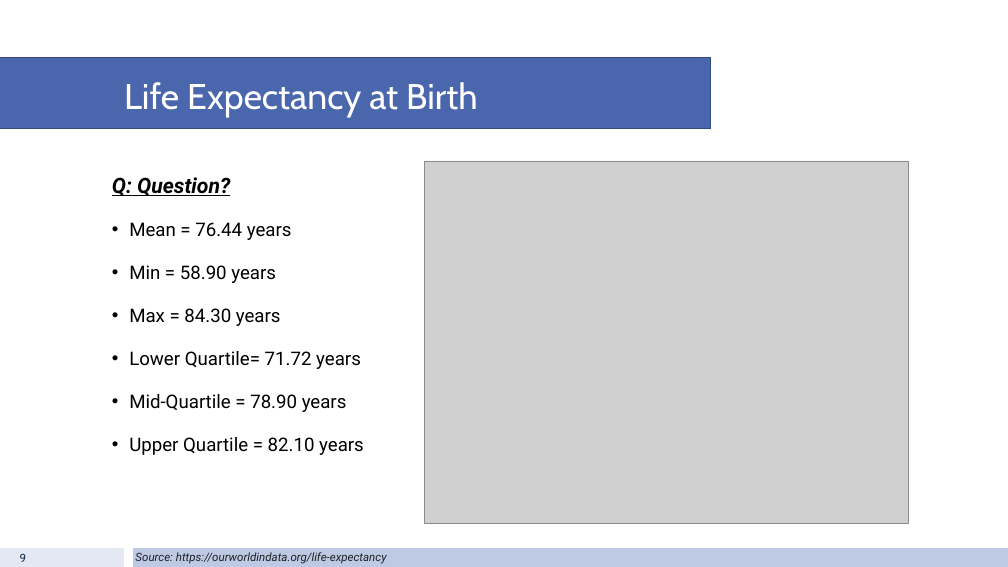
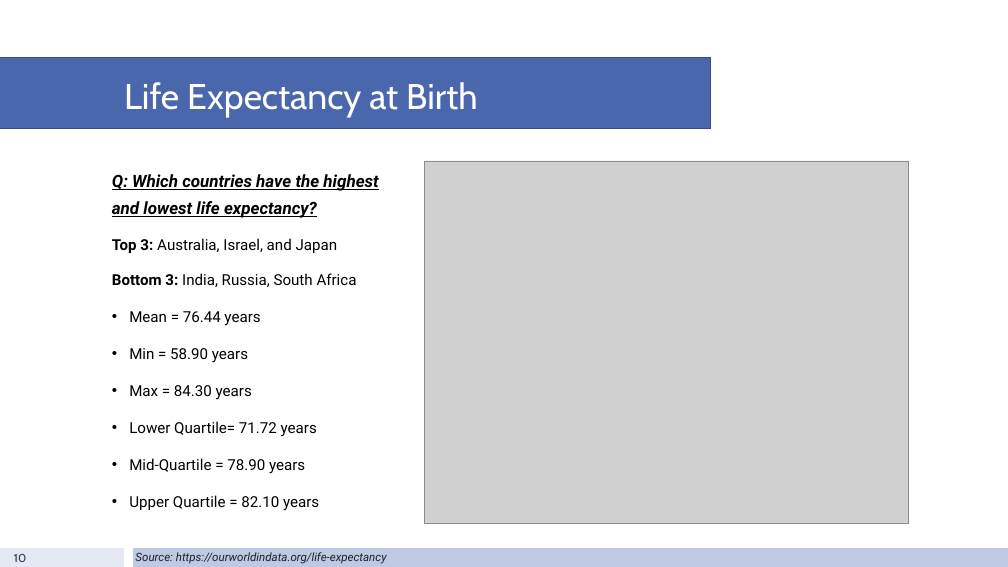
Before and after one commit to fiyang89/project-1-group-8, a slide deck: slide 10 of Population.pptx (slide 9 before the commit). Drawn at 1008x567 pixels with LibreOffice and Linux fonts; fonts in the diff are those of the drawing; grey boxes stand for pictures. Boxes give left, top, right and bottom in pixels: in the first picture for what was removed or moved away, otherwise in the second. Text is boxed around its words. In the diff, an @@ line names an element or a change of style, - is before the commit and + after.

```diff
--- a/Population.pptx
+++ b/Population.pptx
@@ text at box(112, 174, 378, 287): text changed; size 20.1 to 14.4 pt; italic off @@
-Q: Question?
+Q: Which countries have the highest and lowest life expectancy?
+Top 3: Australia, Israel, and Japan
+Bottom 3: India, Russia, South Africa
@@ text at box(129, 311, 319, 511): size 17.8 to 14.4 pt in "Mean = 76.44 years", "Min = 58.90 years", "Max = 84.30 years", "Lower Quartile= 71.72 years" and 2 more places @@
@@ page number at box(14, 554, 26, 562): text changed @@
-9
+10
```
Also in this commit, not shown: 8 other slides changed, 3 slides added, 2 slides removed.
